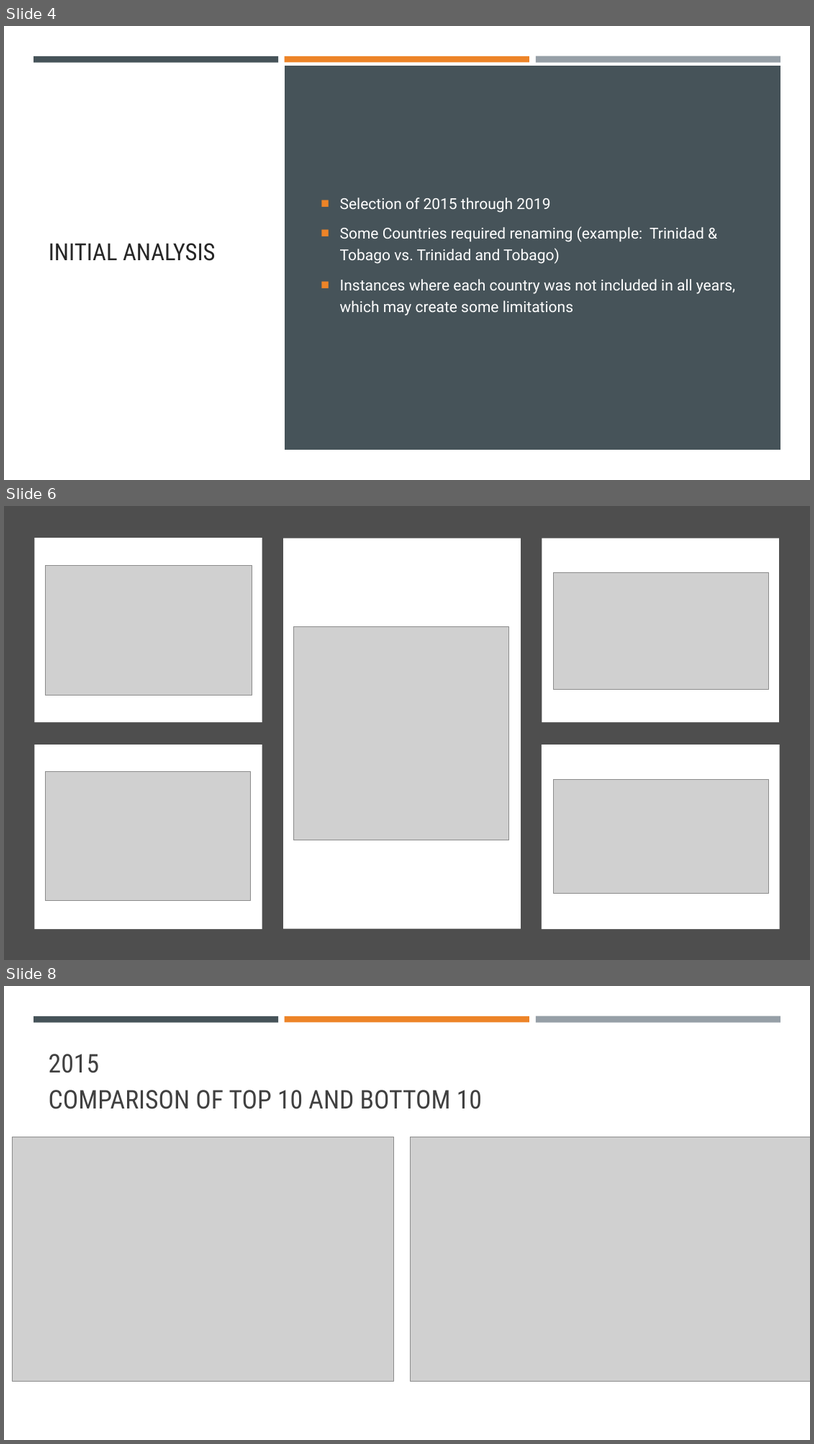
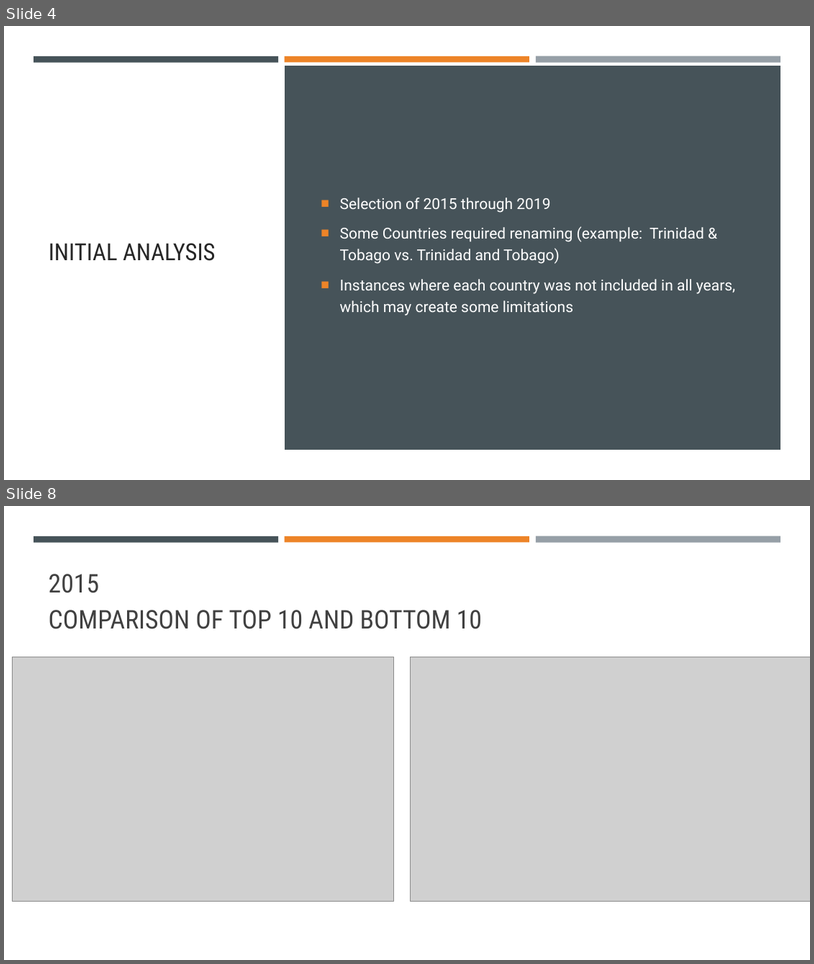
Before and after one commit to Bmyers5817/Project-1, a slide deck: World Happiness.pptx. Shown one above the other, each under a label of ours: slides 4, 6 and 8 before the commit, slides 4 and 8 after it; the slides between them are not shown. The pictures are 814x1444 and 814x964 pixels, drawn with LibreOffice and Linux fonts; fonts in the diff are those of the drawing; grey boxes stand for pictures. Boxes give left, top, right and bottom in pixels: in the first picture for what was removed or moved away, otherwise in the second. Text is boxed around its words. In the diff, an @@ line names an element or a change of style, - is before the commit and + after.

```diff
--- a/World Happiness.pptx
+++ b/World Happiness.pptx
@@ slide 6 removed at (4, 506, 810, 960), background #FFFFFF @@
@@ rectangle removed at (4, 506, 810, 960) @@
@@ rectangle removed at (34, 538, 262, 723) @@
@@ rectangle removed at (283, 538, 521, 928) @@
@@ rectangle removed at (543, 538, 779, 722) @@
@@ picture removed at (45, 566, 252, 695) @@
@@ picture removed at (554, 572, 769, 690) @@
@@ picture removed at (293, 626, 509, 840) @@
@@ rectangle removed at (34, 744, 262, 929) @@
@@ rectangle removed at (542, 744, 780, 929) @@
@@ picture removed at (45, 771, 251, 901) @@
@@ picture removed at (554, 779, 769, 893) @@
```
Also in this commit, not shown: 1 slide changed, 3 slides added, 2 other slides removed, 3 other files.
